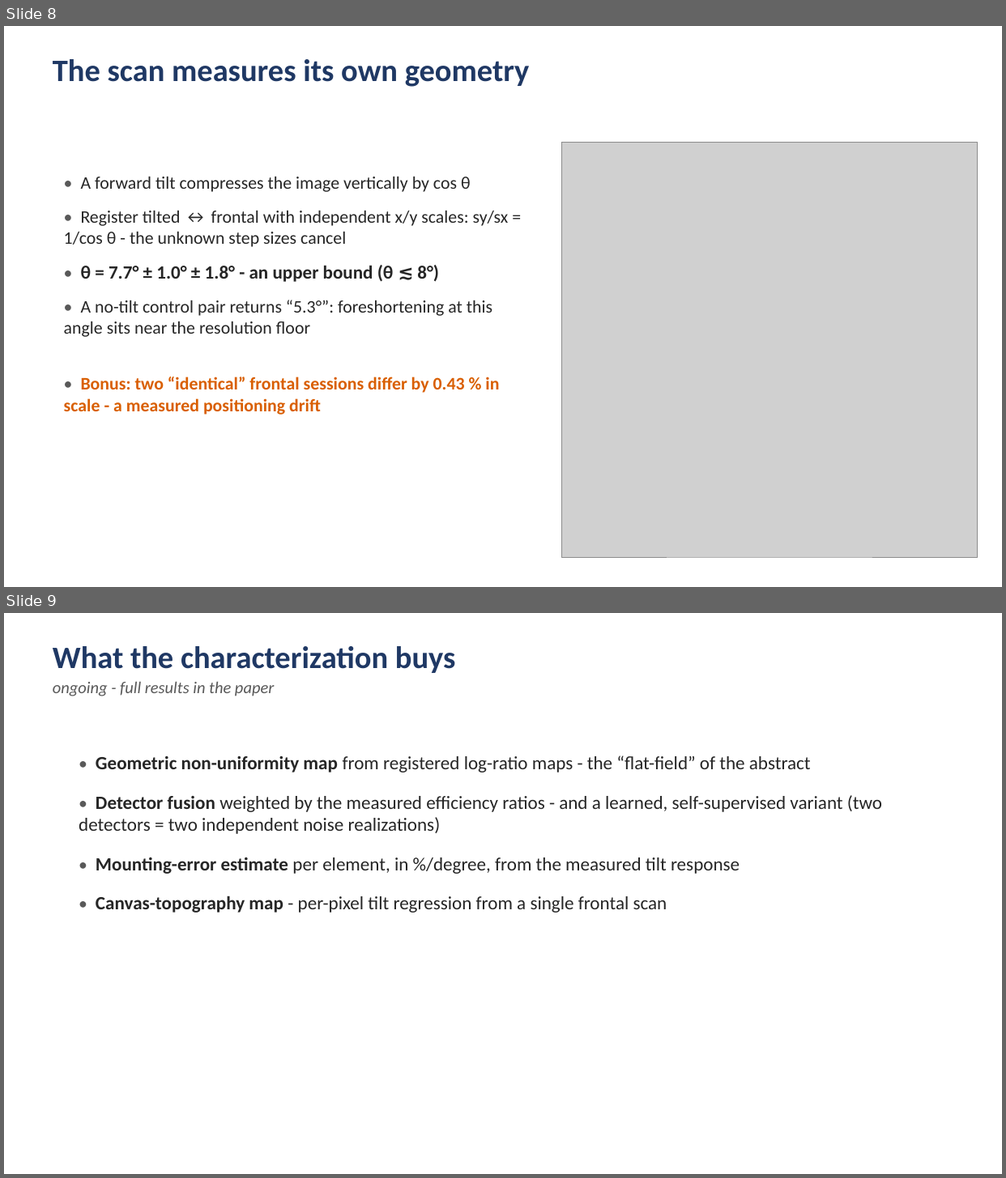
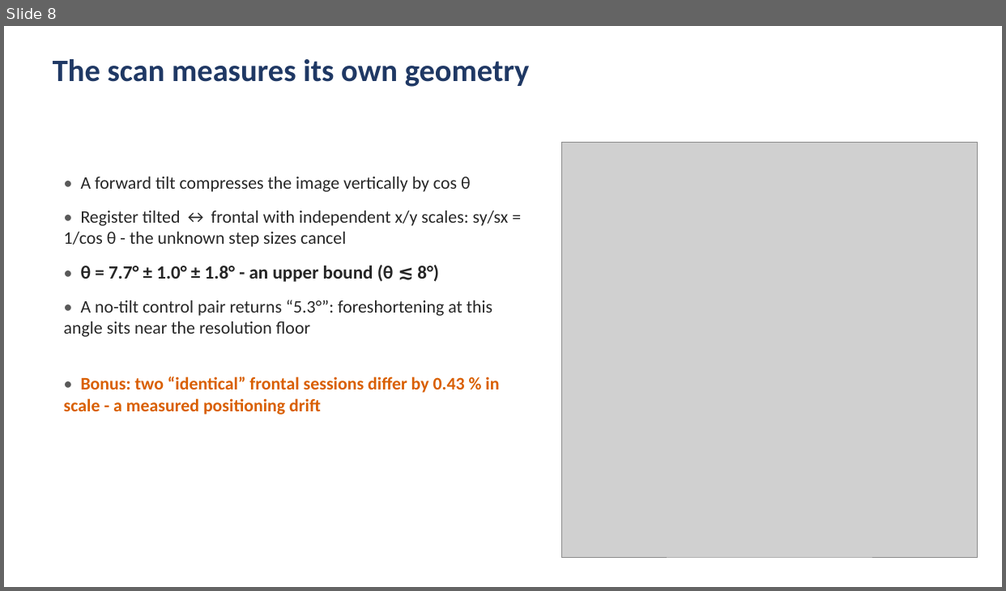
Before and after one commit to JankoVukobratovic/VincaInternship, a slide deck: presentation/dual_detector_talk.pptx. Shown one above the other, each under a label of ours: slides 8 and 9 before the commit, slide 8 after it. The pictures are 1006x1178 and 1006x591 pixels, drawn with LibreOffice and Linux fonts; fonts in the diff are those of the drawing; grey boxes stand for pictures. Boxes give left, top, right and bottom in pixels: in the first picture for what was removed or moved away, otherwise in the second. Text is boxed around its words. In the diff, an @@ line names an element or a change of style, - is before the commit and + after.

```diff
--- a/presentation/dual_detector_talk.pptx
+++ b/presentation/dual_detector_talk.pptx
@@ slide 9 removed at <box>4,613,1002,1174</box>, background #FFFFFF @@
@@ text removed at <box>53,646,456,696</box> @@
-What the characterization buys
-ongoing - full results in the paper
@@ text removed at <box>79,756,882,913</box> @@
-• Geometric non-uniformity map from registered log-ratio maps - the “flat-field” of the abstract
-• Detector fusion weighted by the measured efficiency ratios - and a learned, self-supervised variant (two detectors = two independent noise realizations)
-• Mounting-error estimate per element, in %/degree, from the measured tilt response
-• Canvas-topography map - per-pixel tilt regression from a single frontal scan
```
Also in this commit, not shown: 3 slides changed, 1 slide added, 2 other files.
